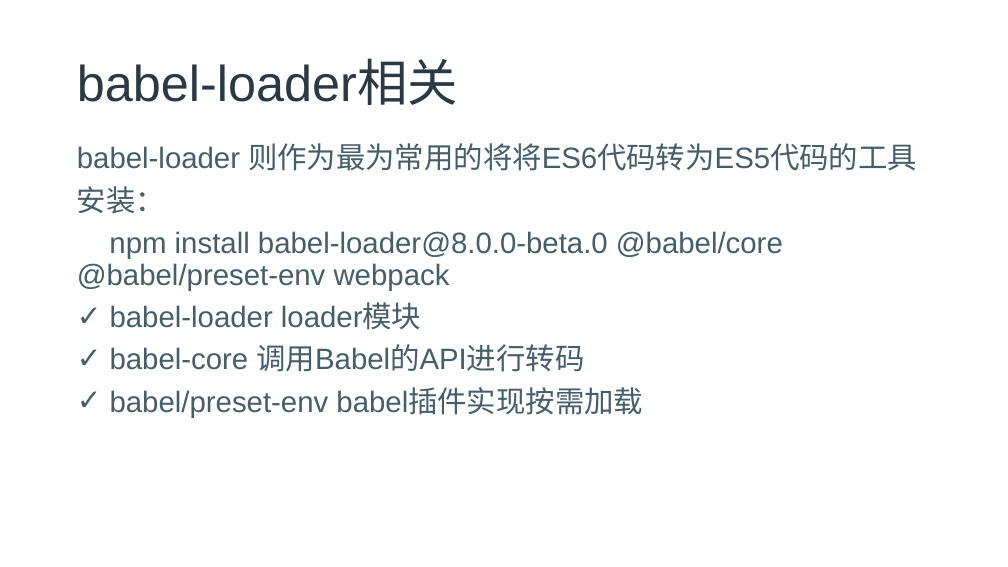
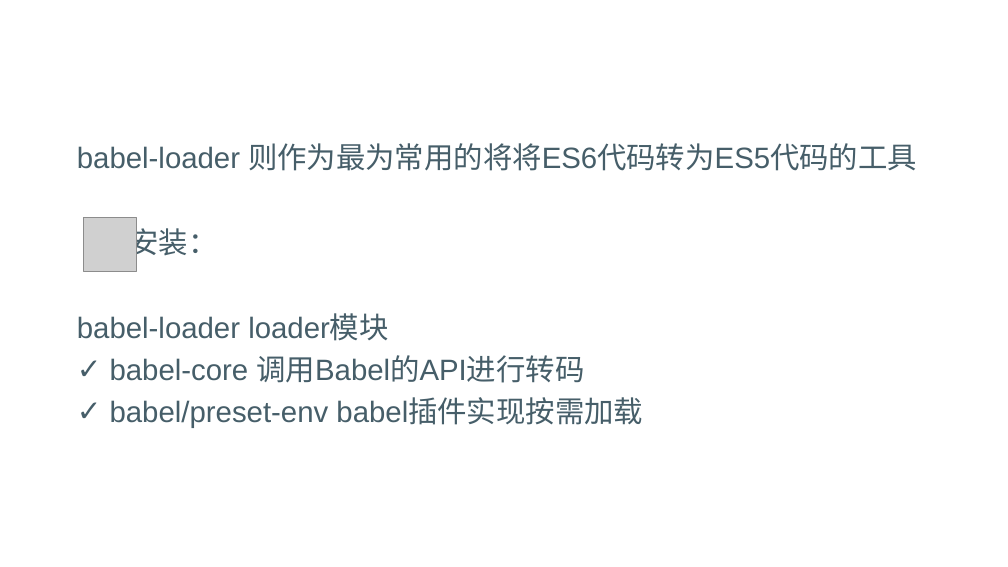
Before and after one commit to freeozyl80/webpack-lesson, a slide deck: slide 26 of chapter4/chapter4pptx.pptx (slide 21 before the commit). Drawn at 1008x567 pixels with LibreOffice and Linux fonts; fonts in the diff are those of the drawing; grey boxes stand for pictures; background and template pictures are left out. Boxes give left, top, right and bottom in pixels: in the first picture for what was removed or moved away, otherwise in the second. Text is boxed around its words. In the diff, an @@ line names an element or a change of style, - is before the commit and + after.

```diff
--- a/chapter4/chapter4pptx.pptx
+++ b/chapter4/chapter4pptx.pptx
@@ title removed at <box>77,61,458,105</box> @@
-babel-loader相关
@@ text at <box>77,231,783,291</box>: paragraph removed @@
-npm install babel-loader@8.0.0-beta.0 @babel/core @babel/preset-env webpack
@@ picture added at <box>83,218,137,271</box> @@
@@ text at <box>77,314,388,341</box>: bullet ✓ to none @@
```
Also in this commit, not shown: 21 other slides changed, 14 slides added, 6 slides removed, 5 other files.
